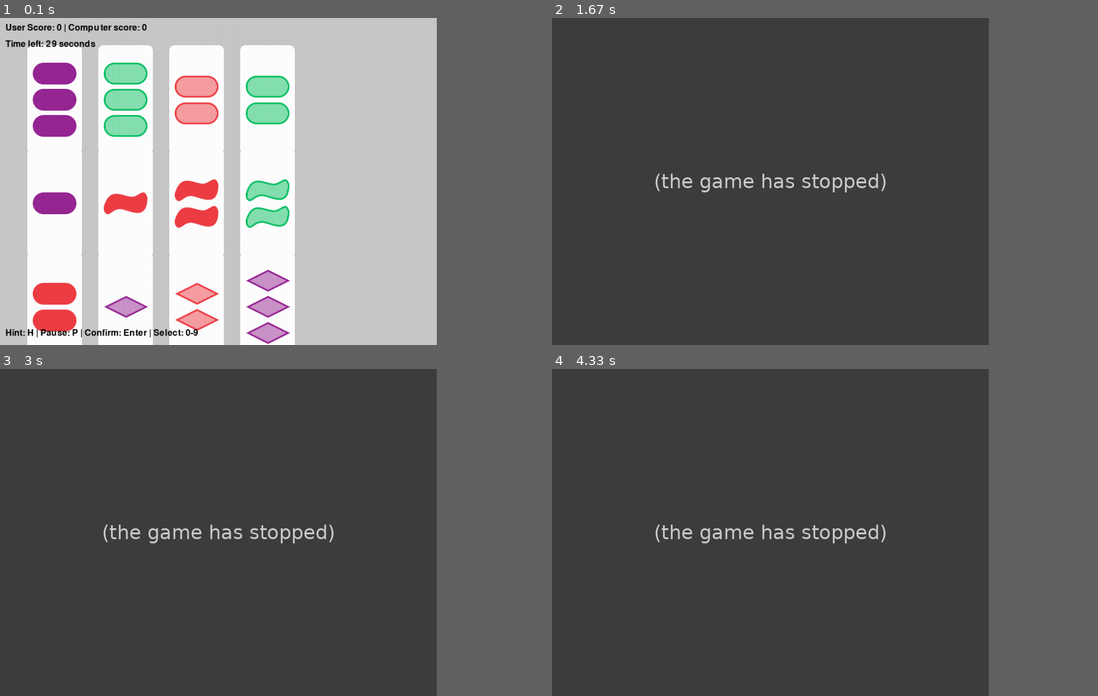
Above: before the commit, frames 1-4 (two rows, left to right).
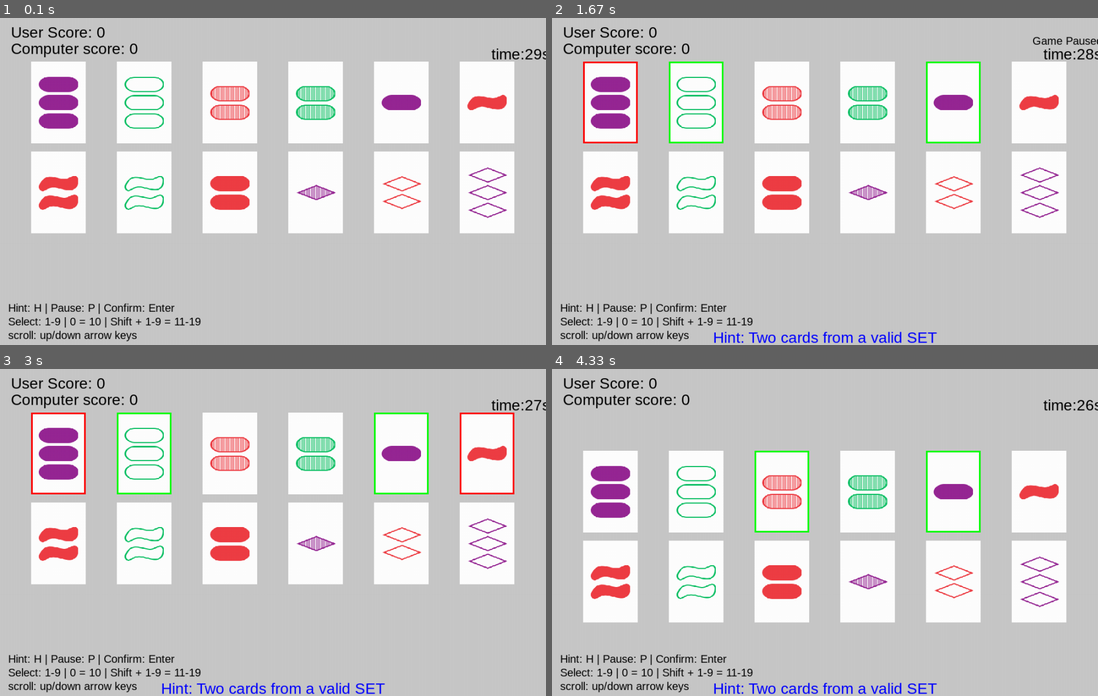
Above: after the commit, the same moments.

Repository: MifiLoiz/Sett
Game: pygame game, started from interface_rosa.py
The game is run twice, just before and just after one commit, with the same random seed, the same clock (stepped at 60 frames per second) and the same inputs.
Inputs (mouse positions are in pixels of both pictures, inside the frame that each line leads up to):
- Up to frame 1 (0.1 s): no input
- Up to frame 2 (1.67 s): click (612, 103) at 0.38 s; hold H 0.67-1.13 s; hold Up 0.67-1.13 s; hold P 1.17-1.63 s; hold Up 1.17-1.63 s
- Up to frame 3 (3 s): hold P 1.67-2.13 s; hold Up 1.67-2.13 s; click (485, 454) at 2.22 s
- Up to frame 4 (4.33 s): click (693, 454) at 3.05 s; hold Enter 3.33-3.8 s; hold Down 3.33-3.8 s; hold H 3.83-4.3 s; hold Down 3.83-4.3 s; tap Space at 3.9, 4.2 s
In our replay, the window is 720x540 before the commit and 900x540 after it. These sizes can differ from the game's own. Grey fills any space a smaller window leaves; there, only what the larger window draws over its background counts as a difference.

The runs differ from the first frame. In frame 1, 48% of the frame differs, in the area x 1-100%, y 1-100%; in frame 2, 85%, in the area x 0-100%, y 0-100%; in frame 3, 85%; in frame 4, 84%.
Error before the commit: AttributeError: 'SetGame' object has no attribute 'give_hint' (interface_rosa.py line 111); the game stopped at 0.67 s (later frames are placeholders)

Commit message:
changed cards and completed interface, with a few problems

Diff:
--- a/interface_rosa.py
+++ b/interface_rosa.py
@@ -4,22 +4,27 @@
 import sys
 from Card_class_main_algorithm import Card, SetAlgorithms
 
-CARD_WIDTH = 120
-CARD_HEIGHT = 180
-CARDS_PER_ROW = 4
-DISPLAY_WIDTH = 800
+CARD_WIDTH = 100
+CARD_HEIGHT = 150
+MAX_CARDS_PER_ROW = 6
+MARGIN = 15
+DISPLAY_WIDTH = 1000
 DISPLAY_HEIGHT = 600
 TIMER_DURATION = 30  # seconds
 CARD_FOLDER = "kaarten/"
 ICON_PATH = "SET_FamilyGames_digital-1.png"
+INITIAL_CARDS = 12  # initial number of cards on the table
+CARDS_TO_ADD = 3  # number of cards to add when no set is found
+MESSAGE_DURATION = 3  # seconds for message display
+COMPUTER_PAUSE = 3 #seconds to pause after computer finds set
 
 #Card naming maps
-
 Color_names = {1: 'green', 2: 'red', 3: 'purple'}
-Filling_names = {1: 'shaded', 2: 'shaded', 3: 'filled'} # striped -> shaded
+Filling_names = {1: 'empty', 2: 'striped', 3: 'filled'} # striped -> shaded
 Shapes_names = {1: 'diamond', 2: 'oval', 3: 'squiggle'}
 
 def card_to_filename(card: Card):
+    #convert list of card objects to filenames
     return f"{Color_names[card.col_num]}{Shapes_names[card.sh_num]}{Filling_names[card.fil_num]}{card.qt_num}.gif"
 
 class SetGame:
@@ -27,177 +32,328 @@
         pygame.init()
         self.screen = pygame.display.set_mode((DISPLAY_WIDTH, DISPLAY_HEIGHT))
         pygame.display.set_caption("SET Card Game")
-        pygame.display.set_icon(pygame.image.load(ICON_PATH))
-        self.clock = pygame.time.Clock()
-        self.font = pygame.font.SysFont(None, 24)
-
+        try:
+            pygame.display.set_icon(pygame.image.load(ICON_PATH))
+        except:
+            pass #skip if icon not found
+
+        self.clock = pygame.time.Clock() # pygame.time.Clock() to control the frame rate
+        self.font = pygame.font.SysFont('Arial', 28)
+        self.small_font = pygame.font.SysFont('Arial', 20)
+
+        #game setup
         self.deck = SetAlgorithms.generate_all_cards()
         random.shuffle(self.deck)
-        self.table_cards = [self.deck.pop() for _ in range(12)]
+        self.table_cards = [self.deck.pop() for _ in range(INITIAL_CARDS)]
         self.selected_indices = []
         self.user_score = 0
         self.computer_score = 0
         self.timer_start = time.time()
+        self.time_remaining = TIMER_DURATION
         self.paused = False
+        self.pause_time = 0
         self.hint_used = False
         self.hint_cards = []
+        #message for user feedback
+        self.message = ""
+        self.message_time = 0
+        self.message_color = (0, 0, 0)  # default color for messages
+        self.computer_last_set_indices = [] # indices of the last set found by the computer
+        self.game_over = False
+        self.scroll_offset = 0 #for scrolling through cards
+        self.computer_pause_end = 0
+
+    def draw_text(self, text, x, y, font=None, color=(0, 0, 0)):
+        #helps to draw text on the screen at (x,y) position with specified font and color
+        if font is None:
+            font = self.small_font
+        surface = font.render(text, True, (0, 0, 0))
+        #draws the text surface at (x,y) position
+        self.screen.blit(surface, (x, y))
+
+    def calculate_card_positions(self):
+        positions = []
+        cards_per_row = min(MAX_CARDS_PER_ROW, len(self.table_cards))  # ensures we don't exceed the number of cards
+
+        if cards_per_row == 0:
+            return positions  # no cards to position
+
+        card_spacing = (DISPLAY_WIDTH - (cards_per_row * CARD_WIDTH)) // (cards_per_row + 1)  # calculates spacing between cards
+        card_x = card_spacing
+        card_y = 80 + self.scroll_offset  # below the score/timer and adjusted for scrolling
+
+        for i in range(len(self.table_cards)):
+            if i > 0 and i % cards_per_row == 0:
+                card_x = card_spacing  # resets x position for the next row
+                card_y += CARD_HEIGHT + MARGIN
+
+            positions.append((card_x, card_y))
+            card_x += CARD_WIDTH + card_spacing  # moves to the next card position
+        return positions
 
     def draw_cards(self):
+        #draw all cards with proper spacing
         self.screen.fill((200, 200, 200))
-        for i, card in enumerate(self.table_cards): #counting from 0, adds counter to each card
-            x = (i % CARDS_PER_ROW) * (CARD_WIDTH + 10) + 50 #cards are arranged in rows of 4, so calculates the x position based on the index
-            y = (i // CARDS_PER_ROW) * (CARD_HEIGHT + 10) + 50 #calculates the y position based on the index
-            try:
-                # loads the card image from \kaarten and draws image at (x,y) position
-                card_img = pygame.image.load(f"{CARD_FOLDER}{card_to_filename(card)}")
-                self.screen.blit(card_img, (x, y))
-            except:
-                #if the image file is not found, draws darker grey rectangle with missing
-                pygame.draw.rect(self.screen, (150, 150, 150), (x, y, CARD_WIDTH, CARD_HEIGHT))
-                self.draw_text("Missing", x + 10, y + 70)
-
-            if i in self.selected_indices:
-                #if card is selected, draws a red rectangle around the card
-                pygame.draw.rect(self.screen, (255, 0, 0), (x, y, CARD_WIDTH, CARD_HEIGHT), 3)
-            if card in self.hint_cards:
-                #if card is in hint, draws a green rectangle around the card
-                pygame.draw.rect(self.screen, (0, 255, 0), (x, y, CARD_WIDTH, CARD_HEIGHT), 3)
-
-        #draws current score on top left corner
-        self.draw_text(f"User Score: {self.user_score} | Computer score: {self.computer_score}", 10, 10)
-
-        #shows remaining time or pause message
-        if not self.paused:
-            remaining = max(0, int(TIMER_DURATION - (time.time() - self.timer_start)))
-            self.draw_text(f"Time left: {remaining} seconds", 10, 40)
-        else:
-            self.draw_text("Game Paused", 10, 40)
-
-        #draws instructions at the bottom of the screen
-        self.draw_text("Hint: H | Pause: P | Confirm: Enter | Select: 0-9", 10, DISPLAY_HEIGHT - 30)
+
+        #draws current score and timer on top left corner
+        self.draw_text(f"User Score: {self.user_score}", 20, 10, self.font) #draws user score on top left corner
+        self.draw_text(f"Computer score: {self.computer_score}", 20, 40, self.font) #draws computer score below user score
+        self.draw_text(f"time:{int(self.time_remaining)}s", DISPLAY_WIDTH - 100, 50, self.font, (255,0,0)) #draws timer on top right corner
+
+        #shows pause
+        if self.paused:
+            self.draw_text("Game Paused", DISPLAY_WIDTH - 120, 30, self.small_font, color=(255, 0, 0),)
+
+        #draw cards
+        positions = self.calculate_card_positions()  # calculates positions for the cards
+        for i, (card_x, card_y) in enumerate(positions):
+            if i >= len(self.table_cards):
+                break # ensures we don't exceed the number of cards
+
+            if card_y + CARD_HEIGHT > 0 and card_y < DISPLAY_HEIGHT:
+                # only draws cards that are within the visible area of the screen
+                card = self.table_cards[i]
+                pygame.draw.rect(self.screen, (255, 255, 255), (card_x, card_y, CARD_WIDTH, CARD_HEIGHT))  # draws white rectangle for the card background
+                try:
+                    card_img = pygame.image.load(f"{CARD_FOLDER}{card_to_filename(card)}")
+                    card_img = pygame.transform.scale(card_img, (CARD_WIDTH - 10, CARD_HEIGHT - 10))  # scales the image to fit the card size
+                    self.screen.blit(card_img, (card_x + 5, card_y + 5))  # draws the card image with a small margin
+                except:
+                    #fallback if image is not found
+                    pygame.draw.rect(self.screen, (200, 200, 200), (card_x, card_y, CARD_WIDTH, CARD_HEIGHT))  # draws a grey rectangle for missing card image
+                    self.draw_text(f"Card{i+1}", card_x + 10, card_y + 60, self.small_font)
+
+                if i in self.selected_indices:
+                    # draws red rectangle around selected cards
+                    pygame.draw.rect(self.screen, (255, 0, 0), (card_x, card_y, CARD_WIDTH, CARD_HEIGHT), 3)
+                elif card in self.hint_cards:
+                    # draws green rectangle around hint cards
+                    pygame.draw.rect(self.screen, (0, 255, 0), (card_x, card_y, CARD_WIDTH, CARD_HEIGHT), 3)
+
+        #draw instructions
+        instructions = [
+            "Hint: H | Pause: P | Confirm: Enter",
+            "Select: 1-9 | 0 = 10 | Shift + 1-9 = 11-19",
+            "scroll: up/down arrow keys", #scrolls through cards
+        ]
+
+        for i, text in enumerate(instructions):
+            self.draw_text(text, MARGIN, DISPLAY_HEIGHT - 80 + i * 25, self.small_font)
+
+        if self.message and time.time() - self.message_time < MESSAGE_DURATION:
+            msg_surface = self.font.render(self.message, True, self.message_color) # renders the message text
+            self.screen.blit(msg_surface, (DISPLAY_WIDTH // 2 - msg_surface.get_width() // 2, DISPLAY_HEIGHT - 30)) # draws message at the bottom of the screen
+
+        if self.computer_last_set_indices and time.time() < self.computer_pause_end:
+            comp_msg = "Computer found set: " + ", ".join(str(i + 1) for i in self.computer_last_set_indices)
+            comp_surface = self.small_font.render(comp_msg, True, (200, 0, 0))
+            self.screen.blit(comp_surface, (DISPLAY_WIDTH // 2 - comp_surface.get_width() // 2, DISPLAY_HEIGHT - 60))
 
         #updates the screen
         pygame.display.flip()
 
-    def draw_text(self, text, x, y):
-        #renders the text string into surface,  in black
-        surface = self.font.render(text, True, (0, 0, 0))
-        #draws the text surface at (x,y) position
-        self.screen.blit(surface, (x, y))
-
     def handle_click(self, pos):
-        #gives both the user and computer the ability to select cards by clicking on them
-        #enumerate gives index i and the card
-        for i, card in enumerate(self.table_cards):
-            #calculates the x and y position of the card based on the index
-            x = 50 + (i % CARDS_PER_ROW) * (CARD_WIDTH + 10)
-            y = 50 + (i // CARDS_PER_ROW) * (CARD_HEIGHT + 10)
-            #creates rectangle for the card, which defines the clickable area
-            rect = pygame.Rect(x, y, CARD_WIDTH, CARD_HEIGHT)
-            if rect.collidepoint(pos):
-                #returns true if mouse click was inside the rectangle
-                if i in self.selected_indices:
-                    self.selected_indices.remove(i)
-                else:
-                    # if the card is not selected, adds the index to the selected indices
-                    self.selected_indices.append(i)
-                if len(self.selected_indices) == 3:
-                    #if three cards are selected, calls check_user_set to validate the set
-                    self.check_user_set()
+        if time.time() < self.computer_pause_end:
+            return  # ignore clicks during computer's pause
+
+        positions = self.calculate_card_positions()  # calculates positions for the cards
+        for i, (card_x, card_y) in enumerate(positions):
+            if i >= len(self.table_cards):
+                break
+
+            if card_y + CARD_HEIGHT > 0 and card_y < DISPLAY_HEIGHT:
+                # only checks cards that are within the visible area of the screen
+                rect = pygame.Rect(card_x, card_y, CARD_WIDTH, CARD_HEIGHT)
+                if rect.collidepoint(pos):
+                    # checks if the mouse click was inside the rectangle of the card
+                    if i in self.selected_indices:
+                        self.selected_indices.remove(i)
+                    else:
+                        # if the card is not selected, adds the index to the selected indices
+                        if len(self.selected_indices) < 3:
+                            self.selected_indices.append(i)
+                    if len(self.selected_indices) == 3:
+                        # if three cards are selected, calls check_user_set to validate the set
+                        self.check_user_set()
+                    break
 
     def handle_keyboard_input(self,event):
-        if event.key == pygame.K_h:
+        if time.time() < self.computer_pause_end:
+            return  # ignore keyboard input during computer's pause
+
+        if pygame.K_0 <= event.key <= pygame.K_9:
+            index = event.key - pygame.K_0 # 0 = 0, 1 = 1, ..., 9 = 9
+            if index == 0:
+                index = 9 # maps 0 to 10
+            else:
+                index -= 1  # maps 1-9 to 0-8
+
+            mods = pygame.key.get_mods()
+            if mods & pygame.KMOD_SHIFT:
+                index += 10 # maps 1-9 to 11-19
+
+            self.select_card(index)
+
+        elif event.key == pygame.K_UP:
+            # scrolls up through the cards
+            self.scroll_offset = min(0, self.scroll_offset + 20)
+        elif event.key == pygame.K_DOWN:
+            max_offset = -((len(self.table_cards) // MAX_CARDS_PER_ROW) * (CARD_HEIGHT + MARGIN) - DISPLAY_HEIGHT + 200) # calculates max scroll offset based on number of cards
+            self.scroll_offset = max(max_offset, self.scroll_offset - 20) #scrolls down through the cards
+
+        elif event.key == pygame.K_h:
             #if H is pressed, calls give_hint method
             self.give_hint()
         elif event.key == pygame.K_p:
-            #if P is pressed, pauses the game
-            self.paused = not self.paused
+            # if P is pressed, toggles pause state
+            self.toggle_pause()
         elif event.key == pygame.K_RETURN:
             #if Enter is pressed, checks if the selected cards form a valid set
             self.check_user_set()
-        elif pygame.K_0 <= event.key <= pygame.K_9:
-            #if a number key is pressed, selects the corresponding card
-            index = event.key - pygame.K_0
-            if 0 <= index < len(self.table_cards):
-                if index in self.selected_indices:
-                    self.selected_indices.remove(index)
-                else:
+
+    def toggle_pause(self):
+        if self.paused:
+            pause_duration = time.time() - self.pause_time
+            self.timer_start += pause_duration  # adjusts the timer start to account for the pause duration
+        else:
+            self.pause_time = time.time()
+        self.paused = not self.paused  # toggles the pause state
+
+    def select_card(self, index):
+        #selects a card based on the index, if index is valid
+        if index < len(self.table_cards):
+            if index in self.selected_indices:
+                self.selected_indices.remove(index)
+            else:
+                if len(self.selected_indices) < 3:
                     self.selected_indices.append(index)
-                if len(self.selected_indices) == 3:
-                    self.check_user_set()
+            if len(self.selected_indices) == 3:
+                self.check_user_set()  # checks if the selected cards form a valid set
 
     def check_user_set(self):
         #checks if the selected cards form a valid set
         if len(self.selected_indices) != 3:
             return
+
         cards = [self.table_cards[i] for i in self.selected_indices]
         #*cards unpacks the list into individual card objects
         if SetAlgorithms.is_valid_set(*cards):
+            self.message = "Valid SET found!" + (" +1 point" if not self.hint_used else "")
+            self.message_color = (255, 105, 189) # pink color for valid set message
             if not self.hint_used:
                 self.user_score += 1
             self.replace_cards(self.selected_indices)
-        #if the selected cards form a valid set, replaces them with new cards from the deck
+            self.timer_start = time.time()  # resets the timer on valid set
+        else:
+            self.message = "Not a valid SET!"
+            self.message_color = (255, 0, 0)  # red color for invalid set message
+
+        self.message_time = time.time()  # sets the message time to current time
         self.selected_indices.clear()
         self.hint_used = False
         self.hint_cards = []
-        self.timer_start = time.time()  # reset timer on valid set
 
     def replace_cards(self, indices):
+        indices = sorted(indices, reverse=True)  # sort indices in reverse order to avoid index errors
         for i in indices:
+            if i < len(self.table_cards) and self.deck: # checks if index is within bounds
+                self.table_cards[i] = self.deck.pop()
+
+        while len(self.table_cards) < INITIAL_CARDS and self.deck:
+            self.table_cards.append(self.deck.pop()) # adds cards until we have the initial number of cards
+
+    def add_cards(self,count):
+        for _ in range(count):
             if self.deck:
-                self.table_cards[i] = self.deck.pop()
-            else:
-                self.table_cards[i] = None  # no more cards to draw
-        # removes None values from table_cards to avoid empty slots
-        self.table_cards = [card for card in self.table_cards if card is not None]
-        while len(self.table_cards) < 12 and self.deck:
-            self.table_cards.append(self.deck.pop())
-
-    def use_hint(self):
+                self.table_cards.append(self.deck.pop())
+
+    def give_hint(self):
         #provides a hint by finding a valid set and selecting two of its cards
-        found = set.Algorithms.find_one_set(self.table_cards)
-        if found:
-            self.hint_cards = random.sample(found,2)
+        found_set = SetAlgorithms.find_one_set(self.table_cards)
+        if found_set:
+            self.hint_cards = random.sample(found_set,2)
             self.hint_used = True
+            self.message = "Hint: Two cards from a valid SET"
+            self.message_color = (0, 0, 255)  # blue color for hint message
+            self.message_time = time.time()  # sets the message time to current time
+
+    def computer_turn(self):
+        #computer's turn to find a set
+        found_set = SetAlgorithms.find_one_set(self.table_cards)
+        if found_set:
+            self.computer_last_set_indices = [self.table_cards.index(card) for card in found_set]
+            self.computer_score += 1
+            self.replace_cards(self.computer_last_set_indices)
+            self.message = "Computer found a SET! +1 point"
+            self.message_color = (200,0,20) # dark red color for computer's valid set message
+            self.message_time = time.time()  # sets the message time to current time
+            self.computer_pause_end = time.time() + COMPUTER_PAUSE  # sets the pause end time for computer's turn
+            return True
+        else:
+            # if no valid set is found, computer adds 3 cards
+            if self.deck:
+                self.add_cards(min(CARDS_TO_ADD, len(self.deck))) # max 3 cards can be added
+                self.message = "No sets found, added 3 cards."
+                self.message_color = (0,0,0)  # black color for no set message
+                self.message_time = time.time()
+            return False
 
     def update_timer(self):
         #updates the timer and checks if the time is up
-        if not self.paused and time.time() - self.timer_start > TIMER_DURATION:
-            # time is up, computer automatically selects a set if available
-            found = SetAlgorithms.find_one_set(self.table_cards)
-            if found:
-                # computer selects a valid set
-                self.computer_score += 1
-                # gets the indices of the found cards in the table_cards
-                indices = [self.table_cards.index(card) for card in found]
-                self.replace_cards(indices)
-            self.timer_start = time.time()  # reset timer after computer's turn
-            self.selected_indices.clear() #helps to clear the selected indices after computer's turn
-            self.hint_used = False
-            self.hint_cards = []
+        if self.paused or time.time() < self.computer_pause_end:
+            return
+
+        elapsed_time = time.time() - self.timer_start
+        self.time_remaining = max(0, TIMER_DURATION - elapsed_time)
+
+        if self.time_remaining <= 0:
+            self.computer_turn()  # computer's turn if time is up
+            self.timer_start = time.time()  # resets the timer
+            self.time_remaining = TIMER_DURATION  # resets the time remaining
+            self.selected_indices.clear()
+            self.hint_used = False  # resets hint usage after time is up
+            self.hint_cards = []  # clears hint cards
 
     def run(self):
         #main game loop
         running = True
         while running:
             self.clock.tick(30) # limits the frame rate to 30 FPS
-            self.update_timer() # helps to update the timer and check if time is up
-            self.draw_cards() # draws the cards on the screen
+
             for event in pygame.event.get():
-                # handles events such as quitting, mouse clicks, and keyboard input
                 if event.type == pygame.QUIT:
                     running = False
-                #MOUSEBUTTONDOWN checks if the mouse button is pressed down
                 elif event.type == pygame.MOUSEBUTTONDOWN:
-                    # checks if the left mouse button is clicked
-                    self.handle_click(event.pos)
-                #KEYDOWN checks if a key is pressed down
+                    if event.button == 1:
+                        self.handle_click(event.pos)
                 elif event.type == pygame.KEYDOWN:
-                    # handles keyboard input for hints, pause, confirmation, and card selection
                     self.handle_keyboard_input(event)
+
+            if not self.game_over:
+                self.update_timer() # updates the timer and checks if time is up
+                self.draw_cards() # draws the cards on the screen
+
         pygame.quit()
         sys.exit()
 
 if __name__ == "__main__":
     game = SetGame()
     game.run()
+
+def card_to_filename(card: Card):
+    # First create the filename using the dictionary
+    filename = f"{Color_names[card.col_num]}{Shapes_names[card.sh_num]}{Filling_names[card.fil_num]}{card.qt_num}.gif"
+
+    # Print debug information
+    print("\nCard properties:")
+    print(f"Color: {card.col_num} -> {Color_names[card.col_num]}")
+    print(f"Shape: {card.sh_num} -> {Shapes_names[card.sh_num]}")
+    print(f"Filling: {card.fil_num} -> {Filling_names[card.fil_num]}")
+    print(f"Quantity: {card.qt_num}")
+    print(f"Generated filename: {filename}")
+
+    return filename
+#issues:
+# after adding 3 cards, it never returns to 12
+# there isnt time to look at the match the computer found
+# there isnt an end if the deck is empty (last sets can be found and removed, after, game over)
Renamed: kaarten/greendiamondshaded1.gif -> kaarten/greendiamondstriped1.gif
Renamed: kaarten/greendiamondshaded2.gif -> kaarten/greendiamondstriped2.gif
Renamed: kaarten/greendiamondshaded3.gif -> kaarten/greendiamondstriped3.gif
Renamed: kaarten/greenovalshaded1.gif -> kaarten/greenovalstriped1.gif
Renamed: kaarten/greenovalshaded2.gif -> kaarten/greenovalstriped2.gif
Renamed: kaarten/greenovalshaded3.gif -> kaarten/greenovalstriped3.gif
Renamed: kaarten/greensquiggleshaded1.gif -> kaarten/greensquigglestriped1.gif
Renamed: kaarten/greensquiggleshaded2.gif -> kaarten/greensquigglestriped2.gif
Renamed: kaarten/greensquiggleshaded3.gif -> kaarten/greensquigglestriped3.gif
Renamed: kaarten/purplediamondshaded1.gif -> kaarten/purplediamondstriped1.gif
Renamed: kaarten/purplediamondshaded2.gif -> kaarten/purplediamondstriped2.gif
Renamed: kaarten/purplediamondshaded3.gif -> kaarten/purplediamondstriped3.gif
(and 15 more such lines)
